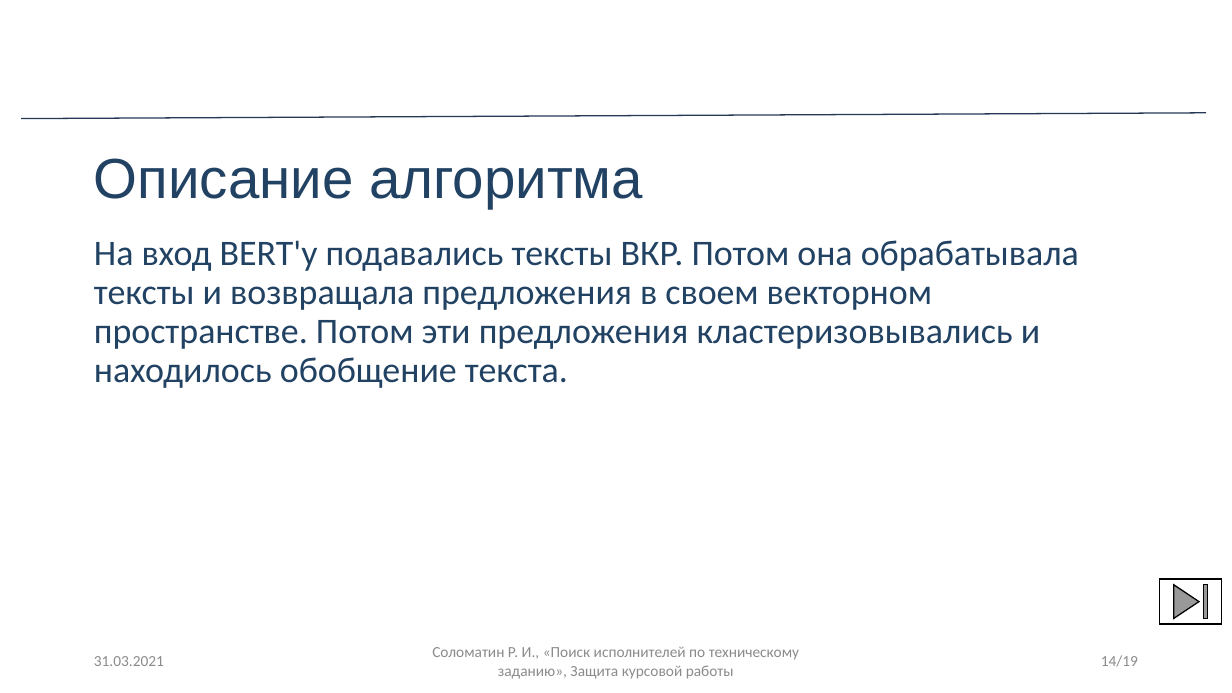
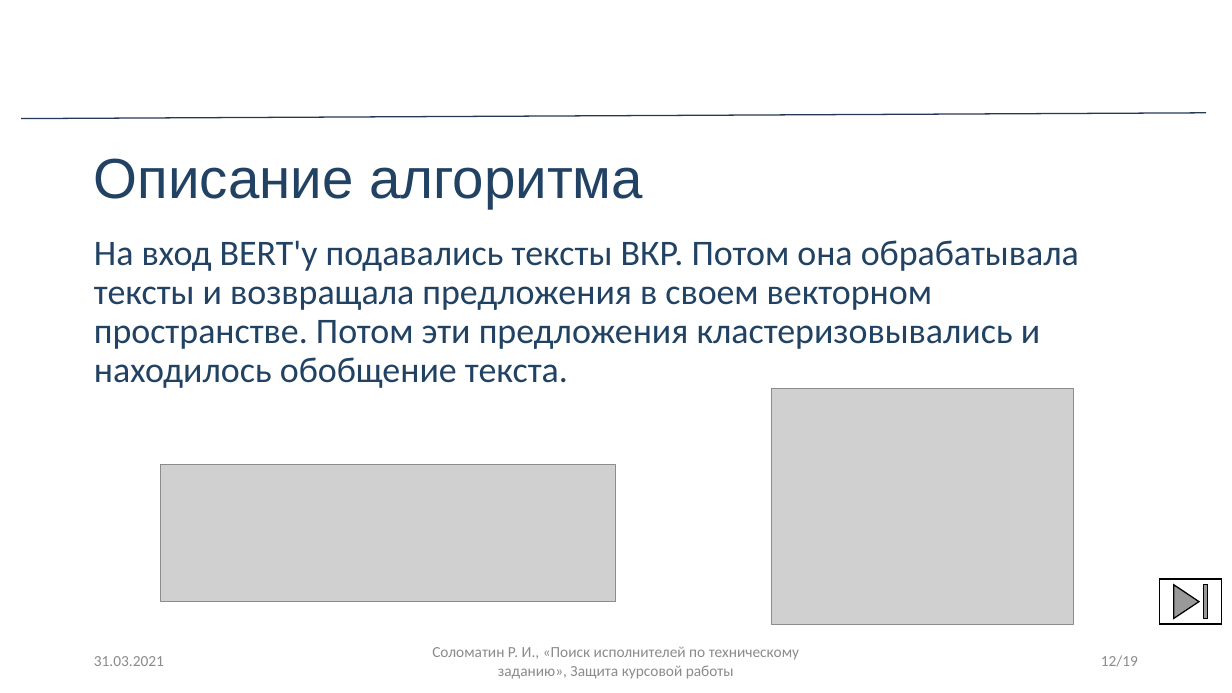
Before and after one commit to Samoed/CourseWork2, a slide deck: slide 12 of docs/Презентация для защиты курсовой работы.pptx (slide 14 before the commit). Drawn at 1232x693 pixels with LibreOffice and Linux fonts; fonts in the diff are those of the drawing; grey boxes stand for pictures; background and template pictures are left out. Boxes give left, top, right and bottom in pixels: in the first picture for what was removed or moved away, otherwise in the second. Text is boxed around its words. In the diff, an @@ line names an element or a change of style, - is before the commit and + after.

Commit message:
add photos

```diff
--- a/docs/Презентация для защиты курсовой работы.pptx
+++ b/docs/Презентация для защиты курсовой работы.pptx
@@ picture added at [772, 388, 1073, 624] @@
@@ picture added at [161, 464, 616, 602] @@
@@ page number at [1101, 655, 1138, 667]: text changed @@
-14/19
+12/19
```
Also in this commit, not shown: 2 slides removed.
